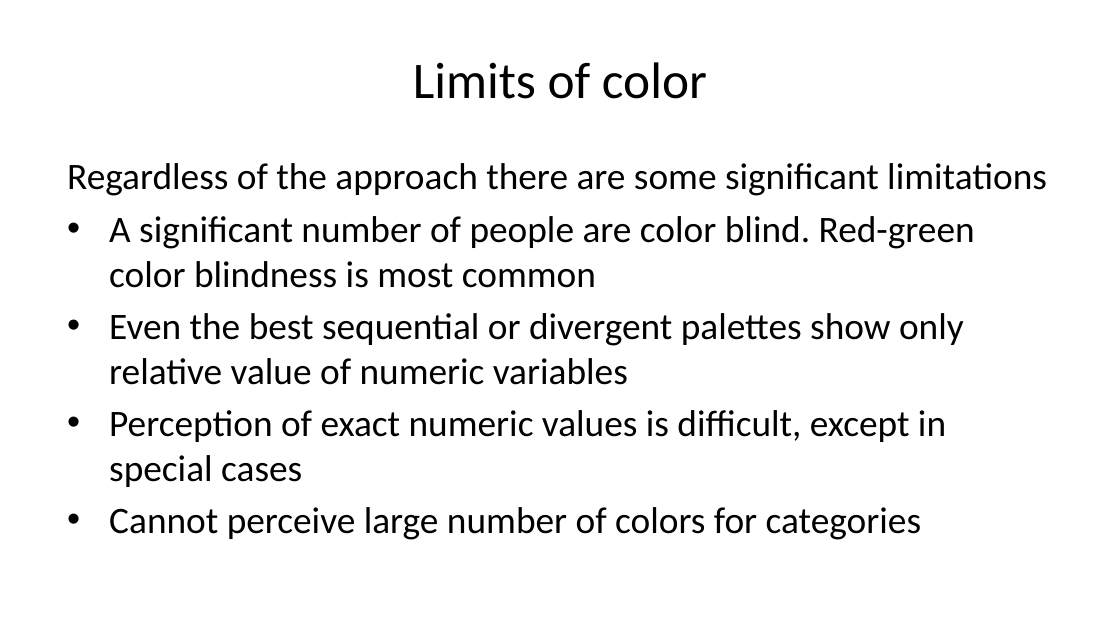
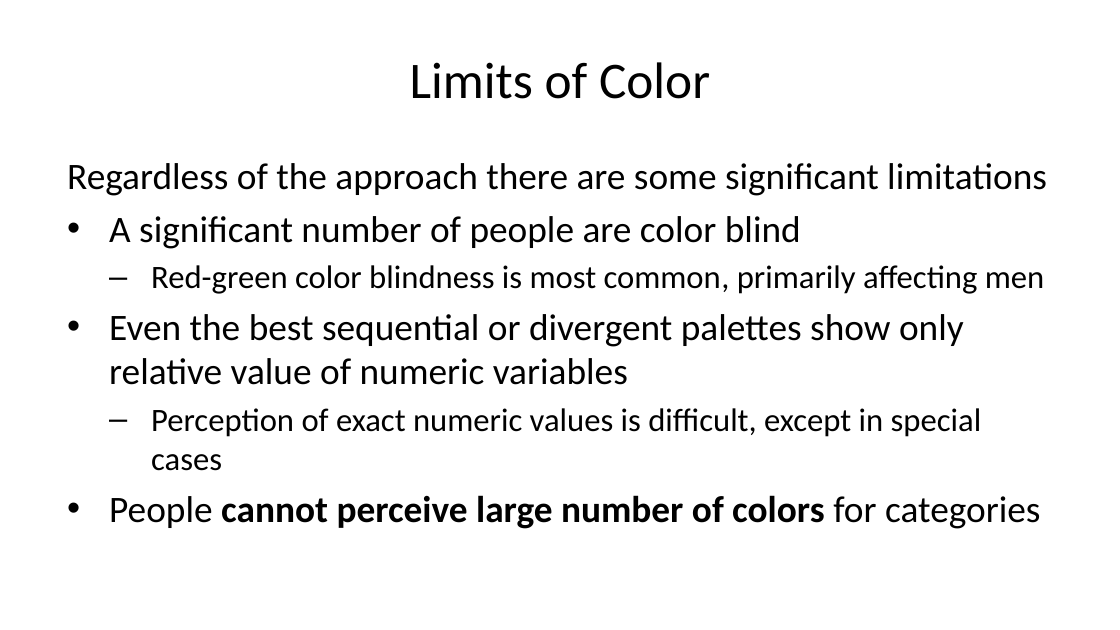
Before and after one commit to StephenElston/CSCI-E-83, a slide deck: slide 31 of LectureSlides/01_PreceptionForScientificVisualization.pptx (slide 30 before the commit). Drawn at 1120x630 pixels with LibreOffice and Linux fonts; fonts in the diff are those of the drawing. Boxes give left, top, right and bottom in pixels: in the first picture for what was removed or moved away, otherwise in the second. Text is boxed around its words. In the diff, an @@ line names an element or a change of style, - is before the commit and + after.

```diff
--- a/LectureSlides/01_PreceptionForScientificVisualization.pptx
+++ b/LectureSlides/01_PreceptionForScientificVisualization.pptx
@@ title at <box>410,62,710,99</box>: text changed @@
-Limits of color
+Limits of Color
@@ text at <box>109,216,1044,294</box>: text changed; size 24 to 21 pt @@
-• A significant number of people are color blind. Red-green color blindness is most common
+• A significant number of people are color blind
+  – Red-green color blindness is most common, primarily affecting men
@@ text at <box>151,408,982,471</box>: size 24 to 21 pt in "Perception of exact numeric values is difficult, ..."; bullet • to –; list level 1 to 2 in "Perception of exact numeric values ..." @@
@@ text at <box>109,495,1040,529</box>: text changed; bold on @@
-• Cannot perceive large number of colors for categories
+• People cannot perceive large number of colors for categories
```
Also in this commit, not shown: 29 other slides changed, 4 slides added, 2 slides removed.
